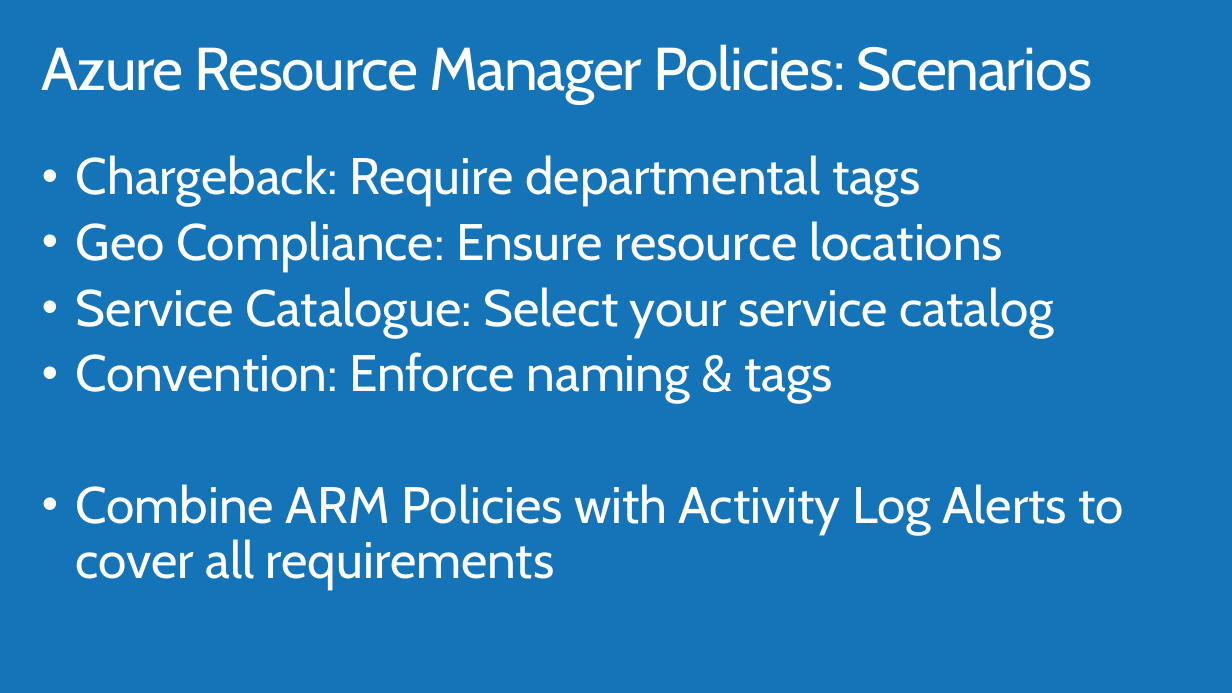
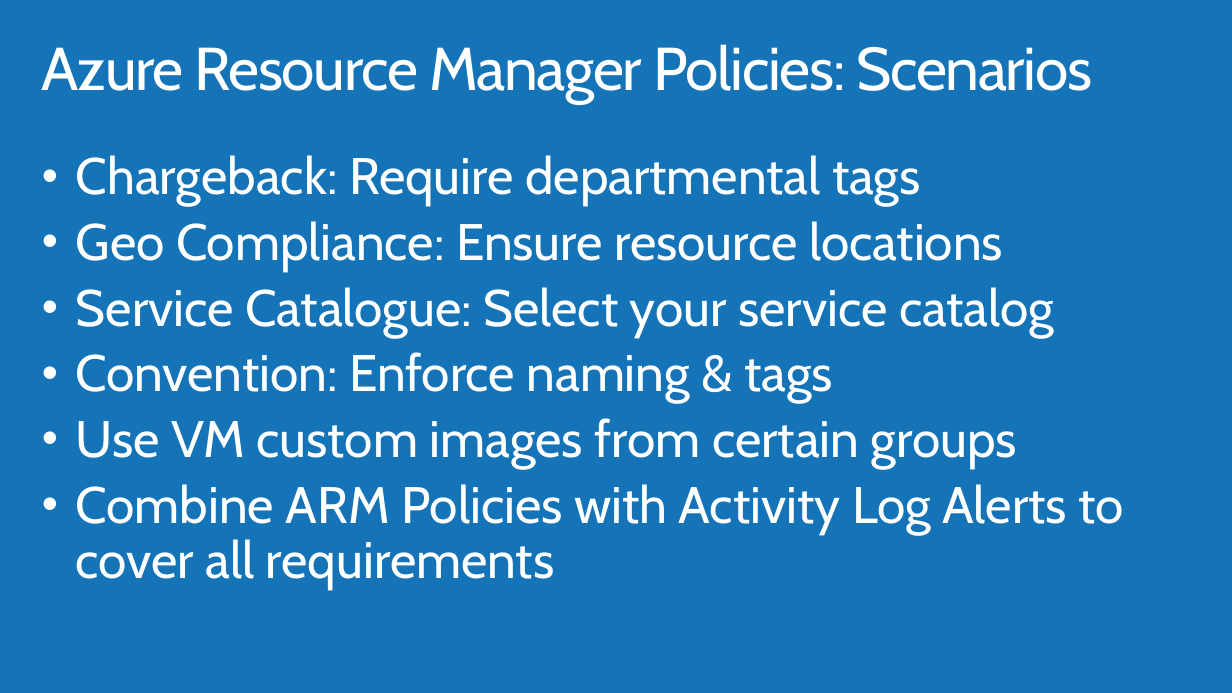
Before and after one commit to lulzzz/Azure-Governance-and-Networking, a slide deck: slide 38 of Azure Governance-GC.pptx (slide 36 before the commit). Drawn at 1232x693 pixels with LibreOffice and Linux fonts; fonts in the diff are those of the drawing; background and template pictures are left out. Boxes give left, top, right and bottom in pixels: in the first picture for what was removed or moved away, otherwise in the second. Text is boxed around its words. In the diff, an @@ line names an element or a change of style, - is before the commit and + after.

Commit message:
updated to add different models and screenshot for policies

```diff
--- a/Azure Governance-GC.pptx
+++ b/Azure Governance-GC.pptx
@@ text at [76, 418, 1017, 468]: paragraph added @@
+• Use VM custom images from certain groups
```
Also in this commit, not shown: 4 other slides changed, 6 slides added, 4 slides removed.
